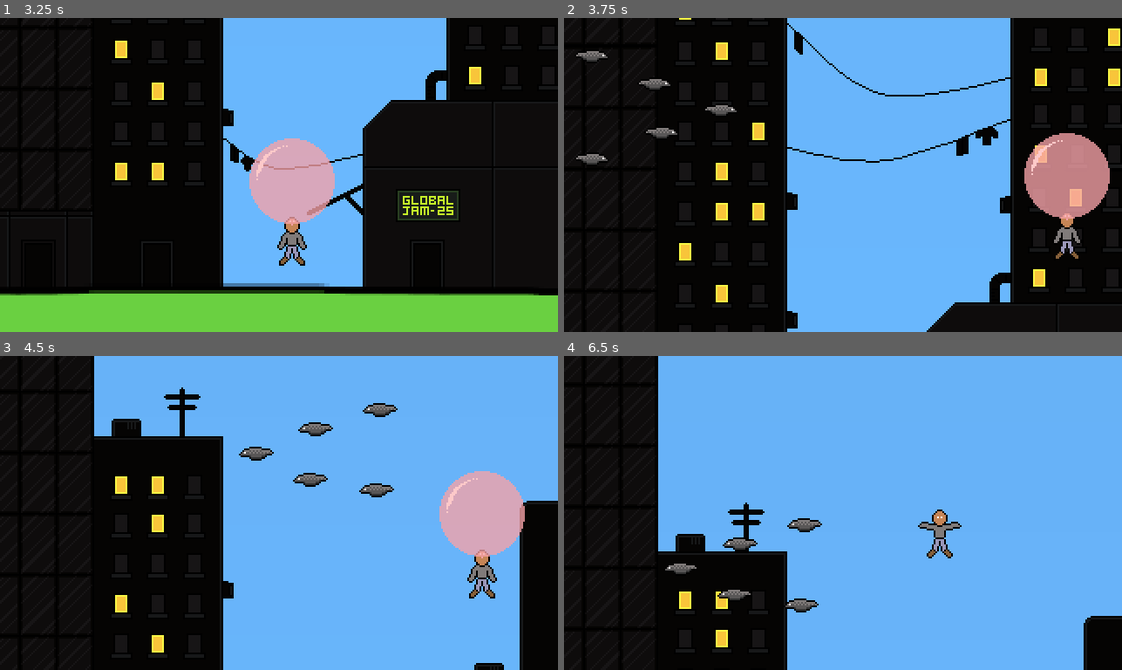
Above: before the commit, frames 1-4 (two rows, left to right).
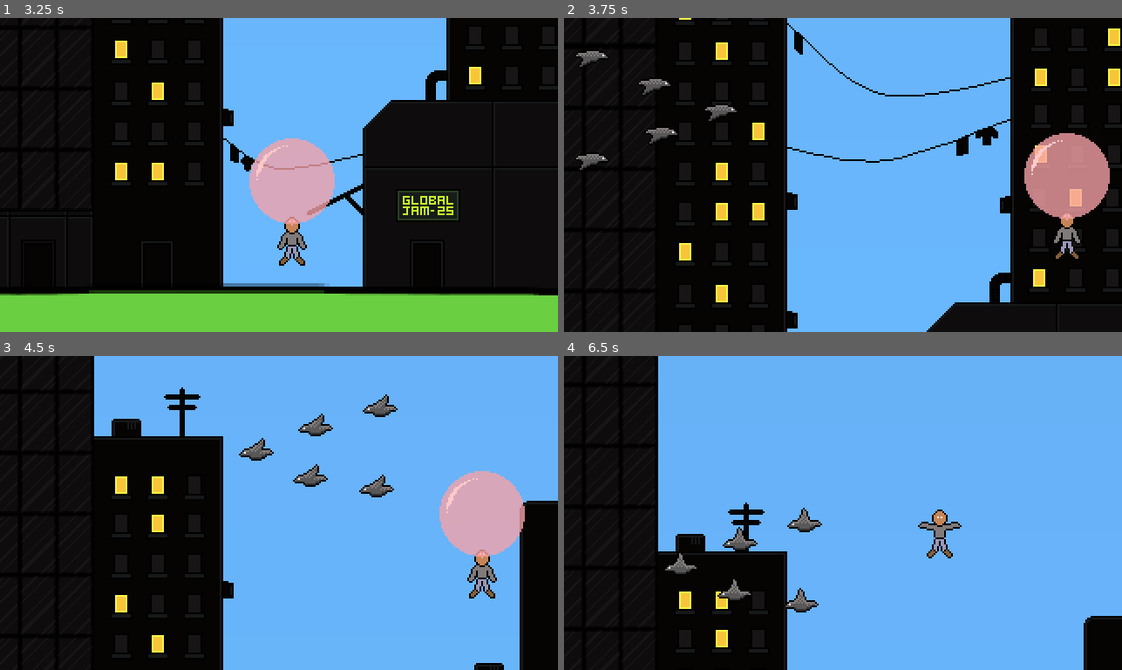
Above: after the commit, the same moments.

Repository: eagle-eye-scouter/GGJ_BubbleBlowing
Game: Godot game, scene res://scenes/main_menu.tscn
The game is run twice, just before and just after one commit, with the same random seed, the same clock (stepped at 60 frames per second) and the same inputs.
Inputs (mouse positions are in pixels of both pictures, inside the frame that each line leads up to):
- Up to frame 1 (3.25 s): click (83, 218) at 0.5 s; tap Enter (ui_accept) at 1.25, 1.52, 2.27, 2.75 s; hold D (player_right) 1.28-2.03 s; hold Space (player_breath) 1.28-2.03 s; hold S (player_down) 2.03-2.78 s; tap Space (player_breath) at 2.1 s; hold D (player_right) from 2.78 s (still down); hold Space (player_breath) from 2.78 s (still down)
- Up to frame 2 (3.75 s): release D (player_right) at 3.53 s; release Space (player_breath) at 3.53 s; hold Up (ui_up) from 3.53 s (still down); tap Space (player_breath) at 3.6 s
- Up to frame 3 (4.5 s): tap Enter (ui_accept) at 3.77 s; release Up (ui_up) at 4.28 s; hold A (player_left) from 4.28 s (still down); hold Space (player_breath) from 4.28 s (still down)
- Up to frame 4 (6.5 s): tap Enter (ui_accept) at 4.52, 5.27 s; release Space (player_breath) at 5.03 s; tap Space (player_breath) at 5.1 s; release A (player_left) at 5.78 s; hold S (player_down) from 5.78 s (still down); hold Space (player_breath) from 5.78 s (still down)

Frame 1 is identical in both runs. In frame 2, 0.1% of the frame differs, in the area x 2-28%, y 12-49%; in frame 3, 0.3%; in frame 4, 0.4%, in the area x 19-46%, y 48-80%.

Commit message:
Enabled bird animation

Diff:
--- a/scenes/obstacles/bird.tscn
+++ b/scenes/obstacles/bird.tscn
@@ -44,11 +44,6 @@
 "loop": true,
 "name": &"bird_fly",
 "speed": 5.0
-}, {
-"frames": [],
-"loop": true,
-"name": &"default",
-"speed": 5.0
 }]
 
 [sub_resource type="CapsuleShape2D" id="CapsuleShape2D_ol8fg"]
@@ -63,7 +58,7 @@
 [node name="Sprite" type="AnimatedSprite2D" parent="."]
 sprite_frames = SubResource("SpriteFrames_taguf")
 animation = &"bird_fly"
-frame_progress = 0.055238
+autoplay = "bird_fly"
 
 [node name="Hurtbox" type="Area2D" parent="."]
 collision_layer = 2
--- a/scenes/obstacles/plane.tscn
+++ b/scenes/obstacles/plane.tscn
@@ -1,56 +1,10 @@
-[gd_scene load_steps=14 format=3 uid="uid://baj1cgpjrapyv"]
+[gd_scene load_steps=5 format=3 uid="uid://nn5ehnsqv2po"]
 
 [ext_resource type="Script" path="res://scripts/obstacle.gd" id="1_gxva8"]
-[ext_resource type="Texture2D" uid="uid://btguoc2lwwx82" path="res://assets/sprites/bird/bird1.png" id="2_i4ivy"]
-[ext_resource type="Texture2D" uid="uid://dhh3er2ber2bn" path="res://assets/sprites/bird/bird2.png" id="3_ukhvn"]
-[ext_resource type="Texture2D" uid="uid://qun2cb1dg3e7" path="res://assets/sprites/bird/bird3.png" id="4_00q0k"]
-[ext_resource type="Texture2D" uid="uid://3soffp4t6jch" path="res://assets/sprites/bird/bird4.png" id="5_vcicq"]
-[ext_resource type="Texture2D" uid="uid://btv6pneg5ddts" path="res://assets/sprites/bird/bird5.png" id="6_wf5qu"]
-[ext_resource type="Texture2D" uid="uid://blqhslp4imqoi" path="res://assets/sprites/bird/bird6.png" id="7_0sw46"]
-[ext_resource type="Texture2D" uid="uid://cggjbbo4hb656" path="res://assets/sprites/bird/bird7.png" id="8_k00x7"]
-[ext_resource type="Texture2D" uid="uid://dk6m0502fetou" path="res://assets/sprites/bird/bird8.png" id="9_s1om2"]
-[ext_resource type="Texture2D" uid="uid://cuq8h6rdy4a6x" path="res://assets/sprites/bird/bird9.png" id="10_5dnb1"]
 [ext_resource type="Texture2D" uid="uid://rjg3xc35le0u" path="res://assets/sprites/plane.png" id="11_26duw"]
 
 [sub_resource type="SpriteFrames" id="SpriteFrames_taguf"]
 animations = [{
-"frames": [{
-"duration": 1.0,
-"texture": ExtResource("2_i4ivy")
-}, {
-"duration": 1.0,
-"texture": ExtResource("3_ukhvn")
-}, {
-"duration": 1.0,
-"texture": ExtResource("4_00q0k")
-}, {
-"duration": 1.0,
-"texture": ExtResource("5_vcicq")
-}, {
-"duration": 1.0,
-"texture": ExtResource("6_wf5qu")
-}, {
-"duration": 1.0,
-"texture": ExtResource("7_0sw46")
-}, {
-"duration": 1.0,
-"texture": ExtResource("8_k00x7")
-}, {
-"duration": 1.0,
-"texture": ExtResource("9_s1om2")
-}, {
-"duration": 1.0,
-"texture": ExtResource("10_5dnb1")
-}],
-"loop": true,
-"name": &"bird_fly",
-"speed": 5.0
-}, {
-"frames": [],
-"loop": true,
-"name": &"default",
-"speed": 5.0
-}, {
 "frames": [{
 "duration": 1.0,
 "texture": ExtResource("11_26duw")
@@ -72,6 +26,7 @@
 [node name="Sprite" type="AnimatedSprite2D" parent="."]
 sprite_frames = SubResource("SpriteFrames_taguf")
 animation = &"plane"
+autoplay = "plane"
 
 [node name="Hurtbox" type="Area2D" parent="."]
 collision_layer = 2
--- a/scenes/obstacles/ufo.tscn
+++ b/scenes/obstacles/ufo.tscn
@@ -1,57 +1,11 @@
-[gd_scene load_steps=15 format=3 uid="uid://bf0ojisur7uyr"]
+[gd_scene load_steps=6 format=3 uid="uid://bf0ojisur7uyr"]
 
 [ext_resource type="Script" path="res://scripts/obstacle.gd" id="1_k34nh"]
-[ext_resource type="Texture2D" uid="uid://cowlkbhmvctkm" path="res://assets/sprites/bird/bird1.png" id="2_ejlll"]
-[ext_resource type="Texture2D" uid="uid://bqvj45elolwh7" path="res://assets/sprites/bird/bird2.png" id="3_8pwj1"]
-[ext_resource type="Texture2D" uid="uid://5lwswa20x3mw" path="res://assets/sprites/bird/bird3.png" id="4_brwaf"]
-[ext_resource type="Texture2D" uid="uid://dm6pis3pjnc5r" path="res://assets/sprites/bird/bird4.png" id="5_hiej7"]
-[ext_resource type="Texture2D" uid="uid://cblc2o6d06fqg" path="res://assets/sprites/bird/bird5.png" id="6_lg61n"]
-[ext_resource type="Texture2D" uid="uid://l8ojkkwv1tb0" path="res://assets/sprites/bird/bird6.png" id="7_0xwgf"]
-[ext_resource type="Texture2D" uid="uid://c27ibu7fepmue" path="res://assets/sprites/bird/bird7.png" id="8_lga26"]
-[ext_resource type="Texture2D" uid="uid://u1aif08bxqy" path="res://assets/sprites/bird/bird8.png" id="9_bpdcm"]
-[ext_resource type="Texture2D" uid="uid://b6d7ygpwgkfr6" path="res://assets/sprites/bird/bird9.png" id="10_6lhi3"]
 [ext_resource type="Texture2D" uid="uid://k1euleh137ei" path="res://assets/sprites/ufo/ufo1.png" id="11_jiu5g"]
 [ext_resource type="Texture2D" uid="uid://bsi5cwjvxcx1j" path="res://assets/sprites/ufo/ufo2.png" id="12_7trj1"]
 
 [sub_resource type="SpriteFrames" id="SpriteFrames_taguf"]
 animations = [{
-"frames": [{
-"duration": 1.0,
-"texture": ExtResource("2_ejlll")
-}, {
-"duration": 1.0,
-"texture": ExtResource("3_8pwj1")
-}, {
-"duration": 1.0,
-"texture": ExtResource("4_brwaf")
-}, {
-"duration": 1.0,
-"texture": ExtResource("5_hiej7")
-}, {
-"duration": 1.0,
-"texture": ExtResource("6_lg61n")
-}, {
-"duration": 1.0,
-"texture": ExtResource("7_0xwgf")
-}, {
-"duration": 1.0,
-"texture": ExtResource("8_lga26")
-}, {
-"duration": 1.0,
-"texture": ExtResource("9_bpdcm")
-}, {
-"duration": 1.0,
-"texture": ExtResource("10_6lhi3")
-}],
-"loop": true,
-"name": &"bird_fly",
-"speed": 5.0
-}, {
-"frames": [],
-"loop": true,
-"name": &"default",
-"speed": 5.0
-}, {
 "frames": [{
 "duration": 1.0,
 "texture": ExtResource("11_jiu5g")
@@ -82,6 +36,7 @@
 position = Vector2(0, -9)
 sprite_frames = SubResource("SpriteFrames_taguf")
 animation = &"ufo"
+autoplay = "ufo"
 
 [node name="Hurtbox" type="Area2D" parent="."]
 collision_layer = 2
Not shown: 1 places in scenes/obstacles/asteroid.tscn that only renumber resources
